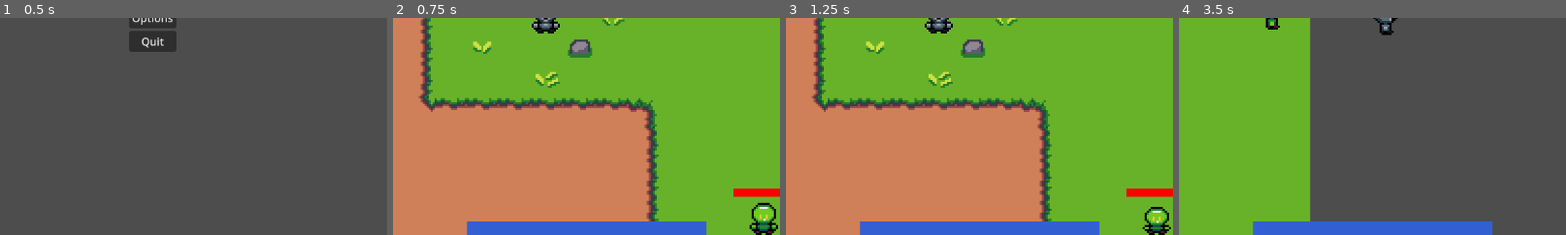
Above: before the commit, frames 1-4 (left to right).
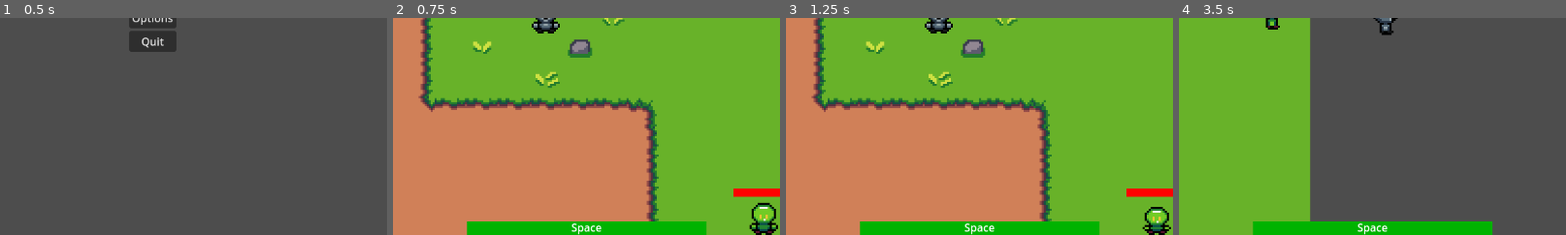
Above: after the commit, the same moments.

Repository: boothe0/CS386GodotProject
Game: Godot game, scene res://scenes/title_screen.tscn
The game is run twice, just before and just after one commit, with the same random seed, the same clock (stepped at 60 frames per second) and the same inputs.
Inputs (mouse positions are % of the whole screen's width and height, from its top left):
- Up to frame 1 (0.5 s): no input
- Up to frame 2 (0.75 s): click "Start" at 0.5 s
- Up to frame 3 (1.25 s): no input
- Up to frame 4 (3.5 s): move the mouse to (72, 45) at 1.27 s; hold D (move_right) 1.28-2.03 s; tap Space (dodge) at 1.35, 2.3, 2.85 s; move the mouse to (30, 55) at 2.02 s; hold S (move_down) 2.03-2.78 s; click (30, 55) at 2.1 s; move the mouse to (60, 28) at 2.77 s; hold D (move_right) from 2.78 s (still down)
The pictures show only the part of the screen within x 30-80%, y 50-100%; the shares and areas given below are measured in that part.

Frame 1 is identical in both runs. In frame 2, 3.9% of the frame differs, in the area x 19-82%, y 93-100%; in frame 3, 3.9%; in frame 4, 3.9%.

Commit message:
Added text indicator that fades on cooldown and changed color to green

Diff:
--- a/cs386gameproject/scenes/main_scene.tscn
+++ b/cs386gameproject/scenes/main_scene.tscn
@@ -59,7 +59,7 @@
 draw_center = false
 
 [sub_resource type="StyleBoxFlat" id="StyleBoxFlat_dwgug"]
-bg_color = Color(0.195342, 0.375904, 0.826721, 1)
+bg_color = Color(0, 0.701961, 0, 1)
 
 [sub_resource type="StyleBoxFlat" id="StyleBoxFlat_pomkq"]
 bg_color = Color(0.169245, 0.169245, 0.169245, 1)
@@ -167,6 +167,18 @@
 show_percentage = false
 script = ExtResource("5_up0xu")
 
+[node name="SpaceBarIndicator" type="Label" parent="PlayerUI/StaminaBar"]
+layout_mode = 1
+anchors_preset = 12
+anchor_top = 1.0
+anchor_right = 1.0
+anchor_bottom = 1.0
+offset_top = -23.0
+grow_horizontal = 2
+grow_vertical = 0
+text = "Space"
+horizontal_alignment = 1
+
 [node name="HealthBar" type="ProgressBar" parent="PlayerUI"]
 anchors_preset = 2
 anchor_top = 1.0
--- a/cs386gameproject/scripts/player.gd
+++ b/cs386gameproject/scripts/player.gd
@@ -5,6 +5,8 @@
 @onready var animated_sprite = $AnimatedSprite2D
 @onready var swordIcon = $"../PlayerUI/SwordUI"
 @onready var boltIcon = $"../PlayerUI/BoltUI"
+@onready var spacebar_text = $"../PlayerUI/StaminaBar/SpaceBarIndicator"
+
 @export var health = 5
 # from the stamina_bar script
 @export var dodge_val = 1
@@ -21,7 +23,6 @@
 var current_weapon = WeaponType.SWORD
 var dash_direction = Vector2()
 @onready var heal_potion: Node2D = $HealPotion
-
 # Constants
 const SPEED = 150
 
@@ -216,10 +217,13 @@
 	if dodge_val == 0:
 		can_dodge = false
 		dodge_update.emit()
+		spacebar_text.modulate.a = .5
+
 	# wait for the dodge_timer to run out
 	await dodge_timer.timeout
 	# add back the value to make it reappear
 	dodge_val += 1
 	# update again
 	dodge_update.emit()
+	spacebar_text.modulate.a = 1
 	can_dodge = true
